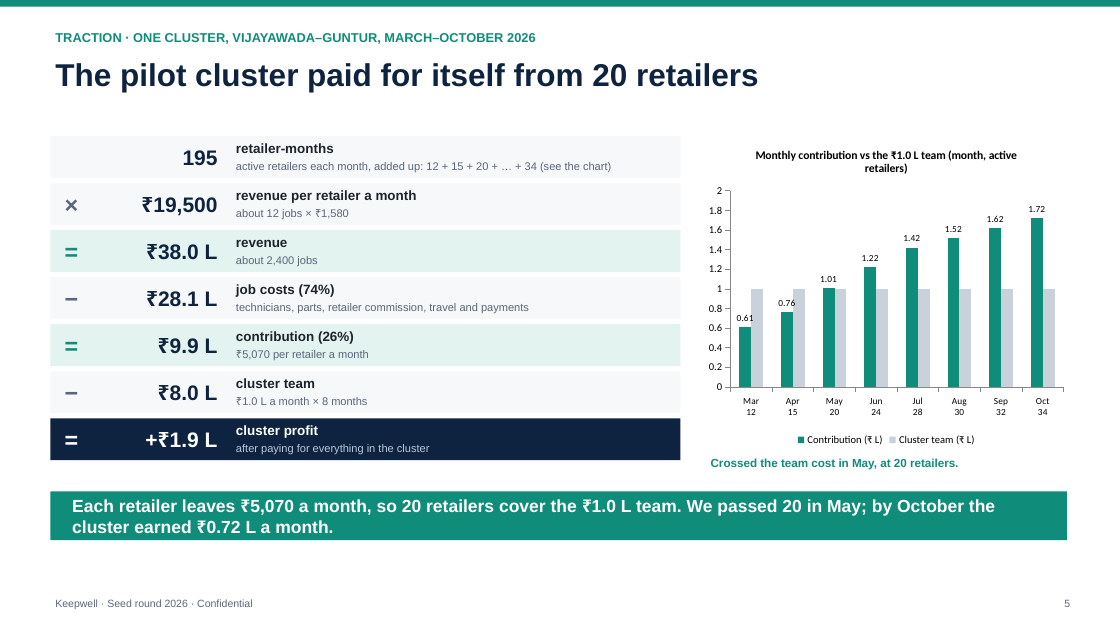
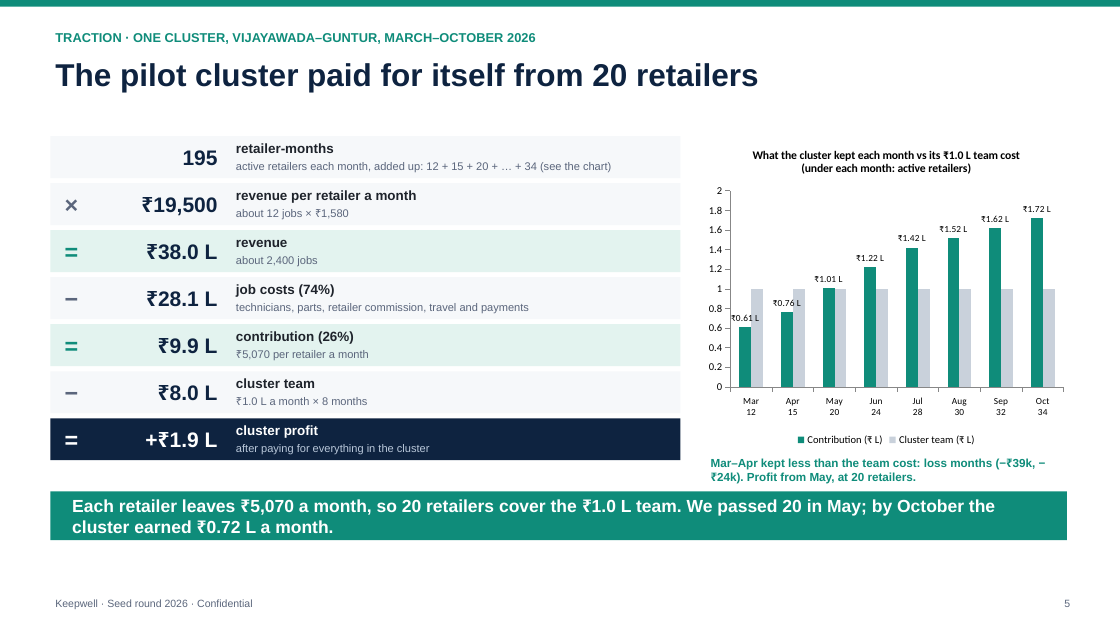
Before and after one commit to PrathyushaKalluri/keepwell, a slide deck: slide 5 of pitch_v2/deck/Keepwell_Seed_Deck.pptx. Drawn at 1120x630 pixels with LibreOffice and Linux fonts; fonts in the diff are those of the drawing. Boxes give left, top, right and bottom in pixels: in the first picture for what was removed or moved away, otherwise in the second. Text is boxed around its words. In the diff, an @@ line names an element or a change of style, - is before the commit and + after.

```diff
--- a/pitch_v2/deck/Keepwell_Seed_Deck.pptx
+++ b/pitch_v2/deck/Keepwell_Seed_Deck.pptx
@@ column chart at (702,134,1071,450) @@
@@ title "Monthly contribution vs the ₹1.0 L team (month, active retailers)" to "What the cluster kept each month vs its ₹1.0 L team cost (under each month: active retailers)" @@
@@ data labels of Contribution (₹ L) changed @@
@@ text at (711,458,1036,484): text changed @@
-Crossed the team cost in May, at 20 retailers.
+Mar–Apr kept less than the team cost: loss months (−₹39k, −₹24k). Profit from May, at 20 retailers.
```
Also in this commit, not shown: 4 other files.
